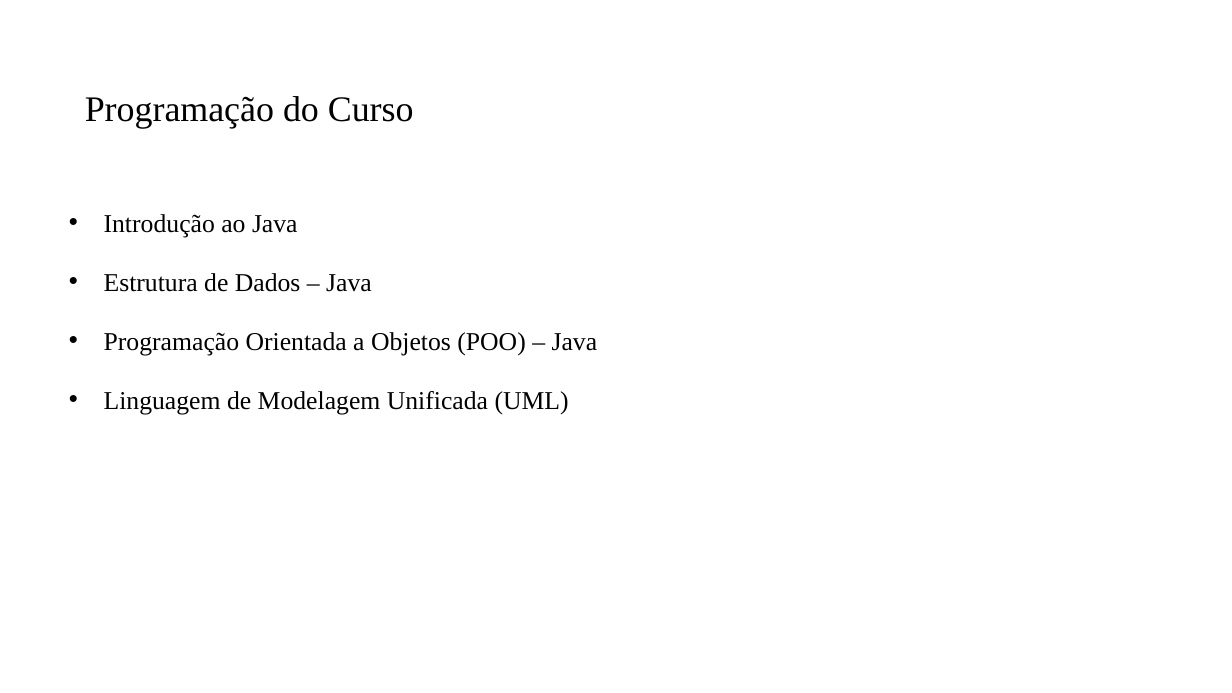
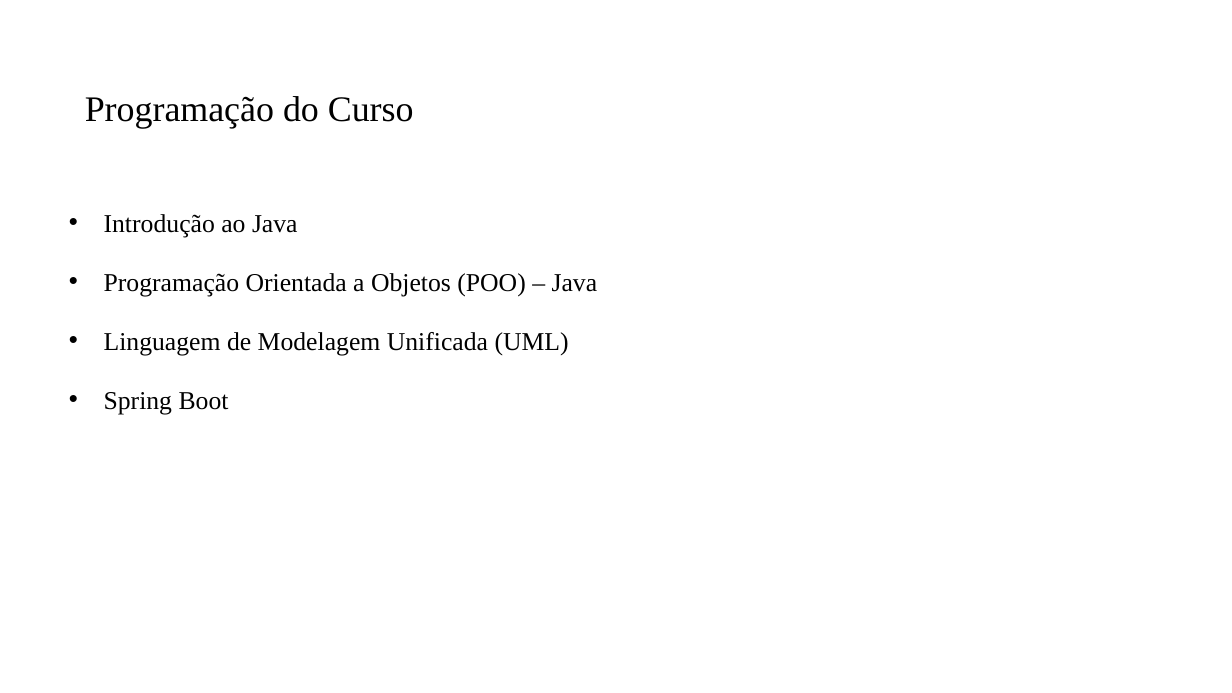
Before and after one commit to PedroMiho/UMC, a slide deck: slide 4 of Projetos de Software/Aula 01 - Conceitos Básicos/Aula Inaugural.pptx. Drawn at 1232x693 pixels with LibreOffice and Linux fonts; fonts in the diff are those of the drawing; background and template pictures are left out. Boxes give left, top, right and bottom in pixels: in the first picture for what was removed or moved away, otherwise in the second. Text is boxed around its words. In the diff, an @@ line names an element or a change of style, - is before the commit and + after.

```diff
--- a/Projetos de Software/Aula 01 - Conceitos Básicos/Aula Inaugural.pptx
+++ b/Projetos de Software/Aula 01 - Conceitos Básicos/Aula Inaugural.pptx
@@ text at <box>104,273,372,292</box>: paragraph removed @@
-• Estrutura de Dados – Java
@@ text at <box>104,392,229,414</box>: paragraph added @@
+• Spring Boot
```
Also in this commit, not shown: 1 other slide changed, 45 slides added, 13 other files.
